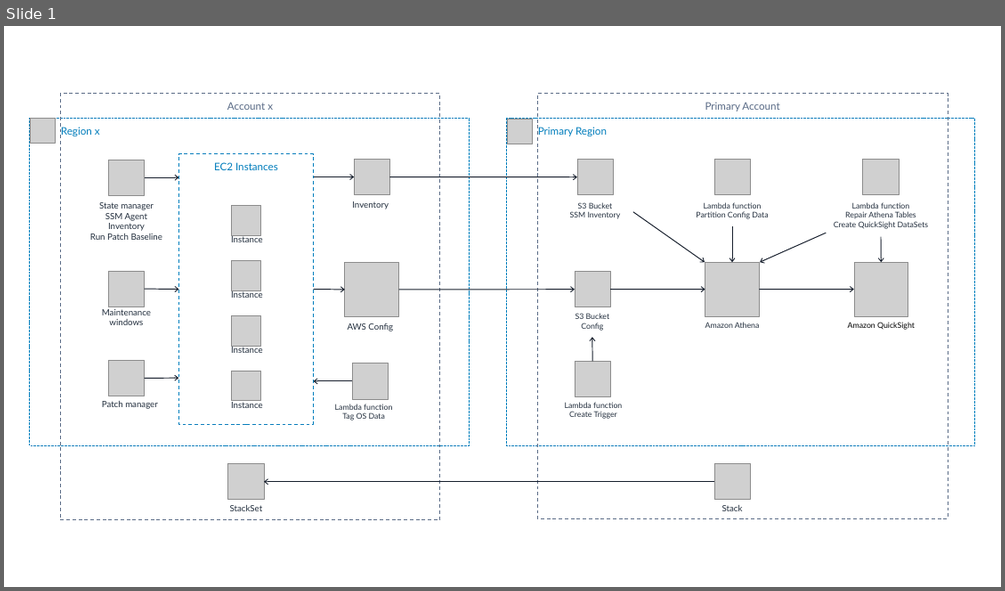
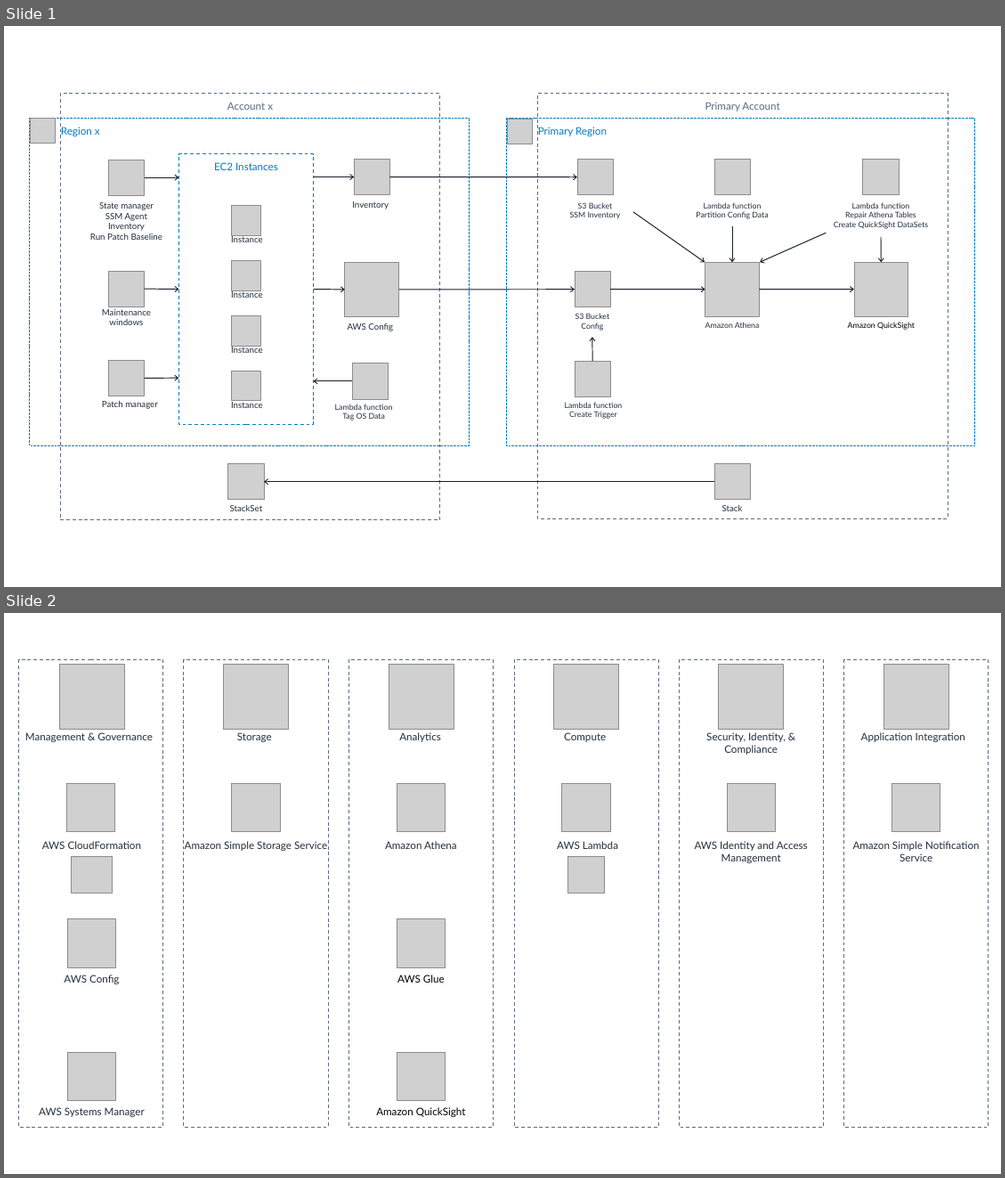
Before and after one commit to aelivingstone/patch-compliance, a slide deck: Diagram.pptx. Shown one above the other, each under a label of ours: slide 1 before the commit, slides 1 and 2 after it. The pictures are 1005x591 and 1005x1178 pixels, drawn with LibreOffice and Linux fonts; fonts in the diff are those of the drawing; grey boxes stand for pictures. Boxes give left, top, right and bottom in pixels: in the first picture for what was removed or moved away, otherwise in the second. Text is boxed around its words. In the diff, an @@ line names an element or a change of style, - is before the commit and + after.

```diff
--- a/Diagram.pptx
+++ b/Diagram.pptx
@@ slide 2 added at (x1=4, y1=613, x2=1001, y2=1174), background #FFFFFF @@
@@ group added at (x1=19, y1=659, x2=988, y2=1127): 18 pictures, 16 texts, 6 rectangles @@
+AWS CloudFormation
+Amazon Athena
+AWS Glue
+Amazon Simple Storage Service
+AWS Config
+AWS Identity and Access Management
+AWS Lambda
+Amazon Simple Notification Service
+AWS Systems Manager
+Management & Governance
+Storage
+Analytics
+Compute
+Amazon QuickSight
+Security, Identity, &
+Compliance
+Application Integration
```
Also in this commit, not shown: 1 other file.
